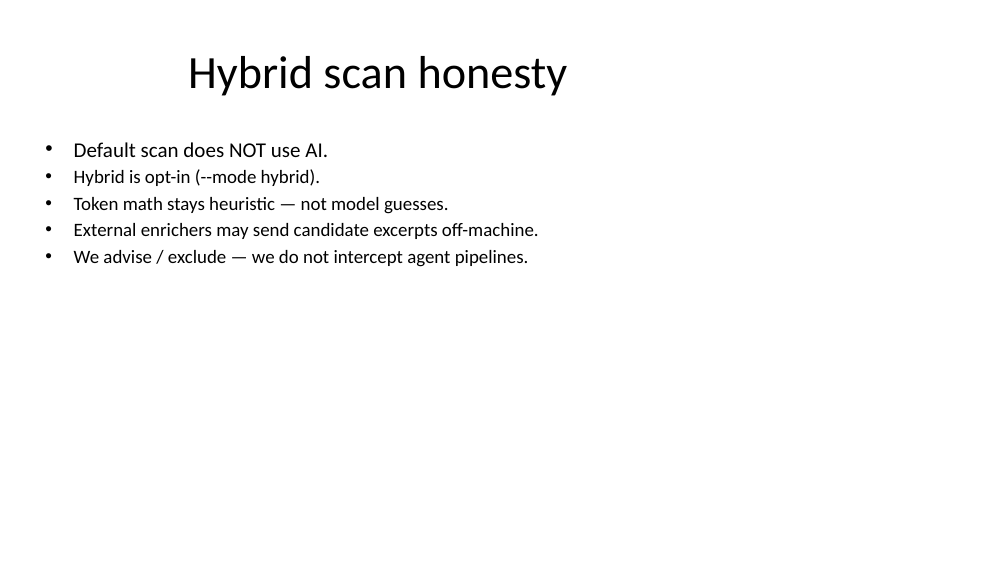
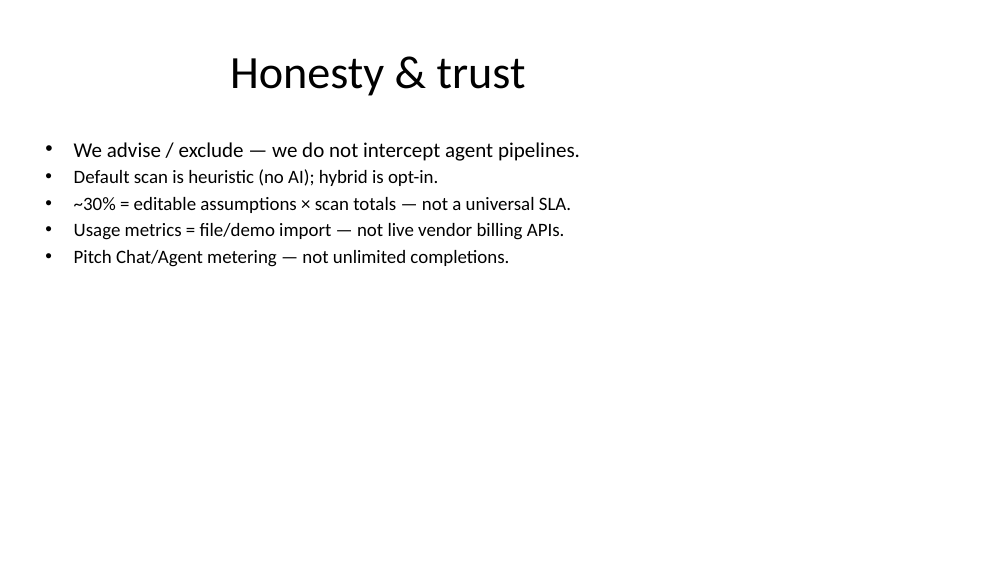
Before and after one commit to JordyNicholas/TokenForge, a slide deck: slide 8 of docs/pitch/TokenForge-Pitch.pptx (slide 6 before the commit). Drawn at 1008x567 pixels with LibreOffice and Linux fonts; fonts in the diff are those of the drawing. Boxes give left, top, right and bottom in pixels: in the first picture for what was removed or moved away, otherwise in the second. Text is boxed around its words. In the diff, an @@ line names an element or a change of style, - is before the commit and + after.

```diff
--- a/docs/pitch/TokenForge-Pitch.pptx
+++ b/docs/pitch/TokenForge-Pitch.pptx
@@ title at bbox=[230, 58, 526, 96]: text changed @@
-Hybrid scan honesty
+Honesty & trust
@@ text at bbox=[74, 142, 539, 239]: paragraphs removed @@
-• Default scan does NOT use AI.
-• Hybrid is opt-in (--mode hybrid).
-• Token math stays heuristic — not model guesses.
-• External enrichers may send candidate excerpts off-machine.
@@ text at bbox=[74, 142, 580, 161]: size 18 to 20 pt in "We advise / exclude — we do ..." @@
@@ text at bbox=[74, 169, 571, 267]: paragraphs added @@
+• Default scan is heuristic (no AI); hybrid is opt-in.
+• ~30% = editable assumptions × scan totals — not a universal SLA.
+• Usage metrics = file/demo import — not live vendor billing APIs.
+• Pitch Chat/Agent metering — not unlimited completions.
```
Also in this commit, not shown: 5 other slides changed, 2 slides added, 2 slides removed, 5 other files.
